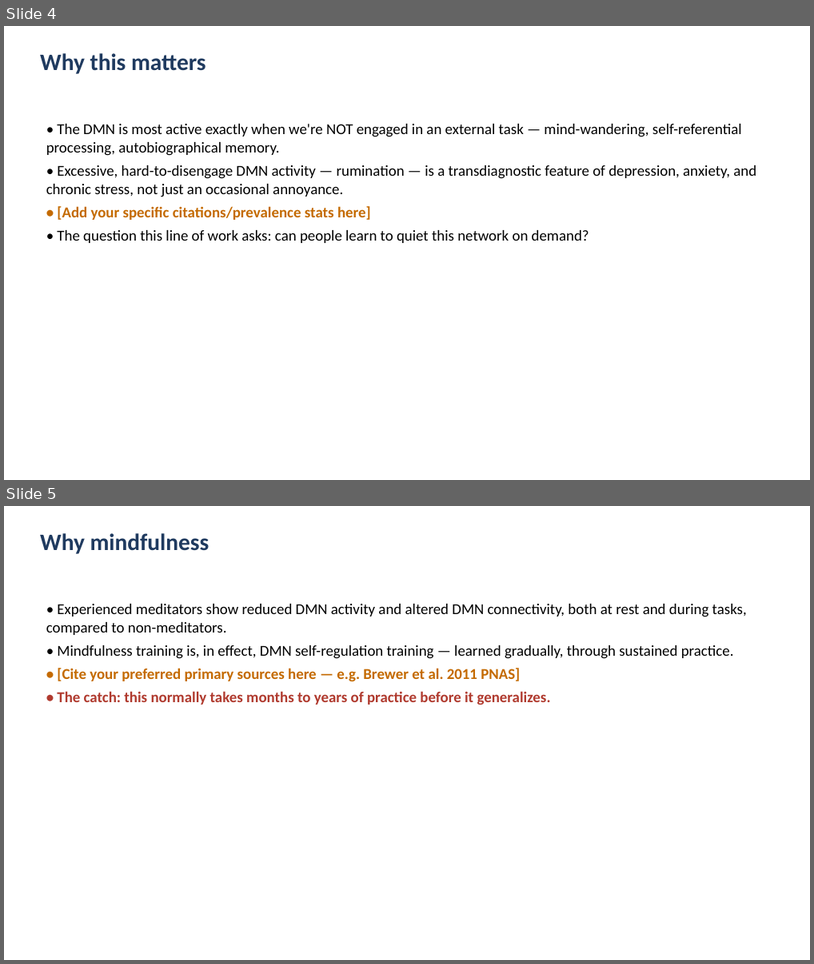
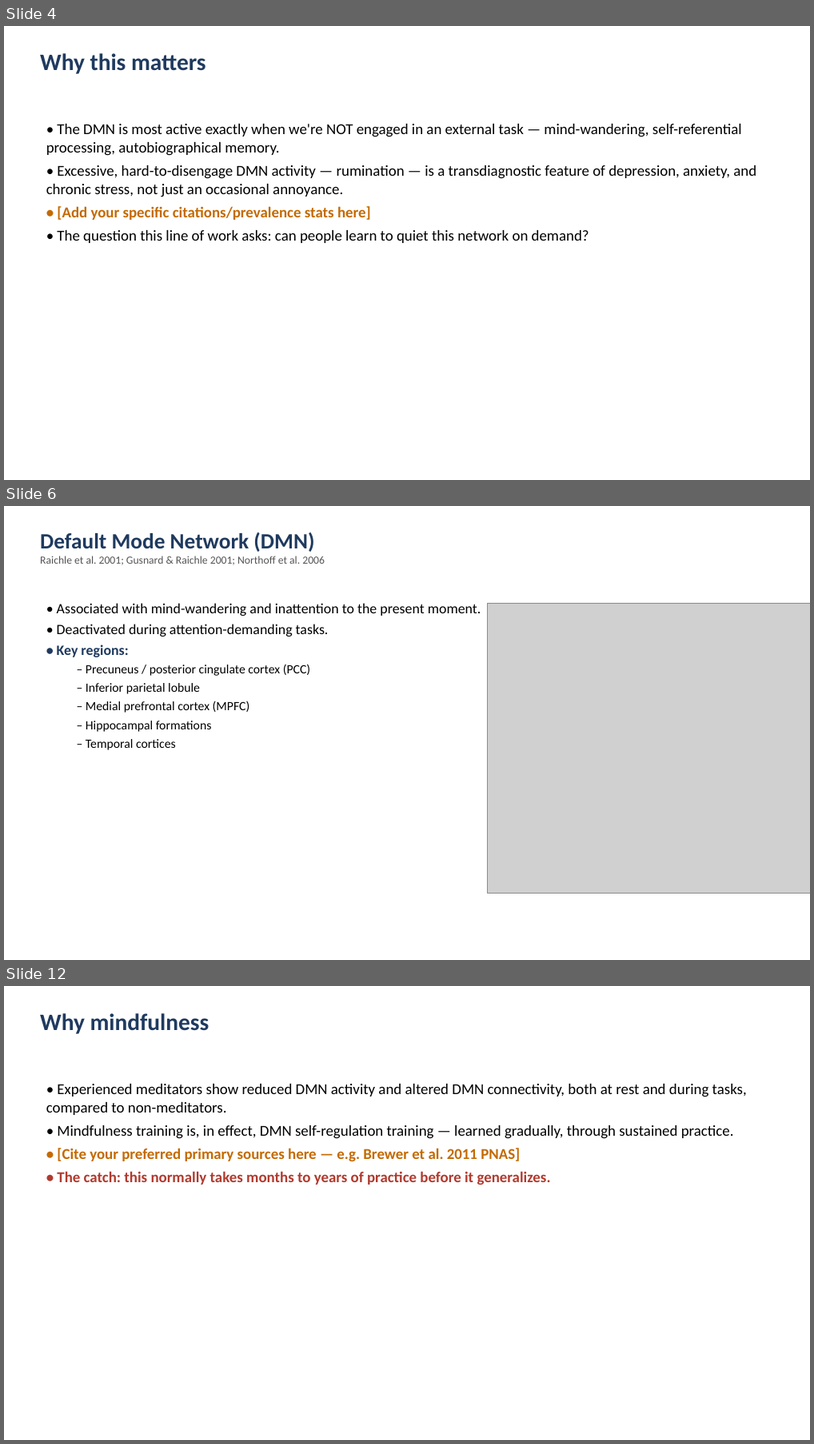
Before and after one commit to cccbauer/dmnelf, a slide deck: analysis/fingerprint/19_fingerprint/efp_meirhasson/Fingerprint_20260902.pptx. Shown one above the other, each under a label of ours: slides 4 and 5 before the commit, slides 4, 6 and 12 after it; the slides between them are not shown. The pictures are 814x964 and 814x1444 pixels, drawn with LibreOffice and Linux fonts; fonts in the diff are those of the drawing; grey boxes stand for pictures. Boxes give left, top, right and bottom in pixels: in the first picture for what was removed or moved away, otherwise in the second. Text is boxed around its words. In the diff, an @@ line names an element or a change of style, - is before the commit and + after.

```diff
--- a/analysis/fingerprint/19_fingerprint/efp_meirhasson/Fingerprint_20260902.pptx
+++ b/analysis/fingerprint/19_fingerprint/efp_meirhasson/Fingerprint_20260902.pptx
@@ slide 6 added at <box>4,506,810,960</box>, background #FFFFFF @@
@@ text added at <box>40,532,325,565</box>, 13 pt, text #555555 @@
+Default Mode Network (DMN)
+Raichle et al. 2001; Gusnard & Raichle 2001; Northoff et al. 2006
@@ text added at <box>57,603,482,750</box>, 15 pt, text #000000 @@
+• Associated with mind-wandering and inattention to the present moment.
+• Deactivated during attention-demanding tasks.
+• Key regions:
+  – Precuneus / posterior cingulate cortex (PCC)
+  – Inferior parietal lobule
+  – Medial prefrontal cortex (MPFC)
+  – Hippocampal formations
+  – Temporal cortices
@@ picture added at <box>488,603,810,893</box> @@
@@ what was slide 5 is now slide 12 @@
```
Also in this commit, not shown: 6 other slides added.
